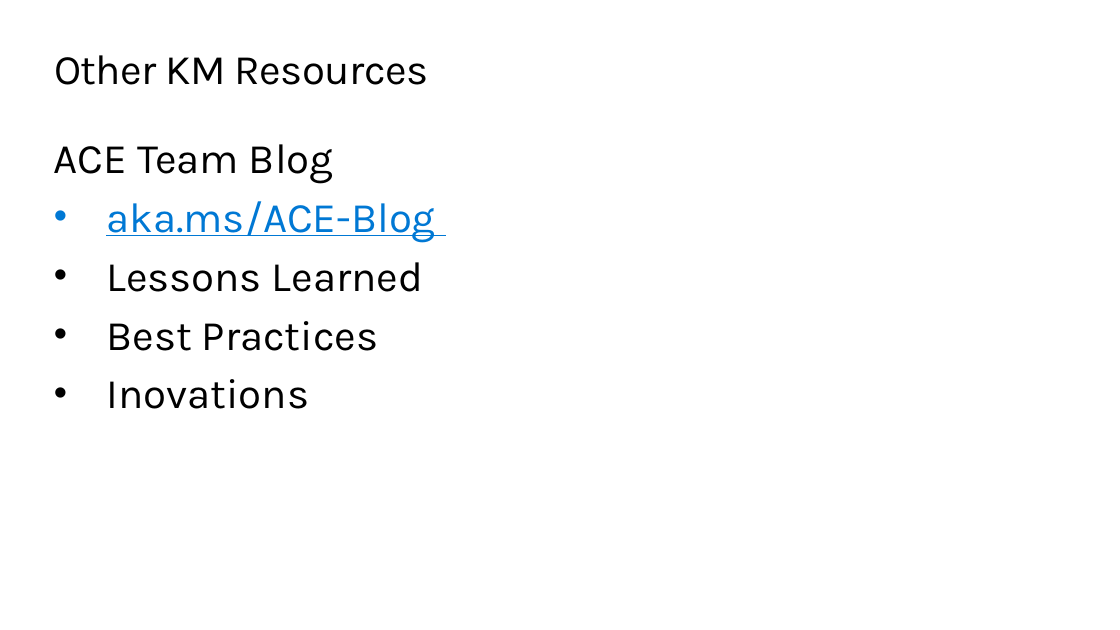
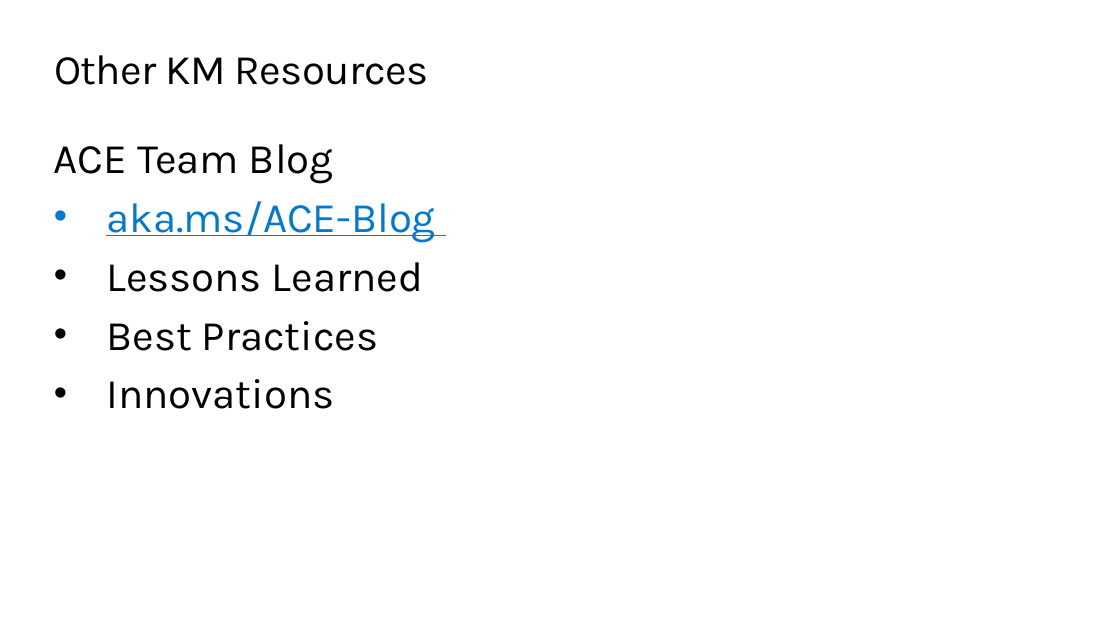
Before and after one commit to QuirkyDataScientist1978/Build-a-knowledge-mining-solution-using-Azure-AI, a slide deck: slide 6 of resources/slides/Opening.pptx (slide 7 before the commit). Drawn at 1120x630 pixels with LibreOffice and Linux fonts; fonts in the diff are those of the drawing; background and template pictures are left out. Boxes give left, top, right and bottom in pixels: in the first picture for what was removed or moved away, otherwise in the second. Text is boxed around its words. In the diff, an @@ line names an element or a change of style, - is before the commit and + after.

```diff
--- a/resources/slides/Opening.pptx
+++ b/resources/slides/Opening.pptx
@@ text at <box>106,379,334,409</box>: text changed @@
-• Inovations
+• Innovations
```
Also in this commit, not shown: 2 other slides changed, 4 slides removed, 37 other files.
